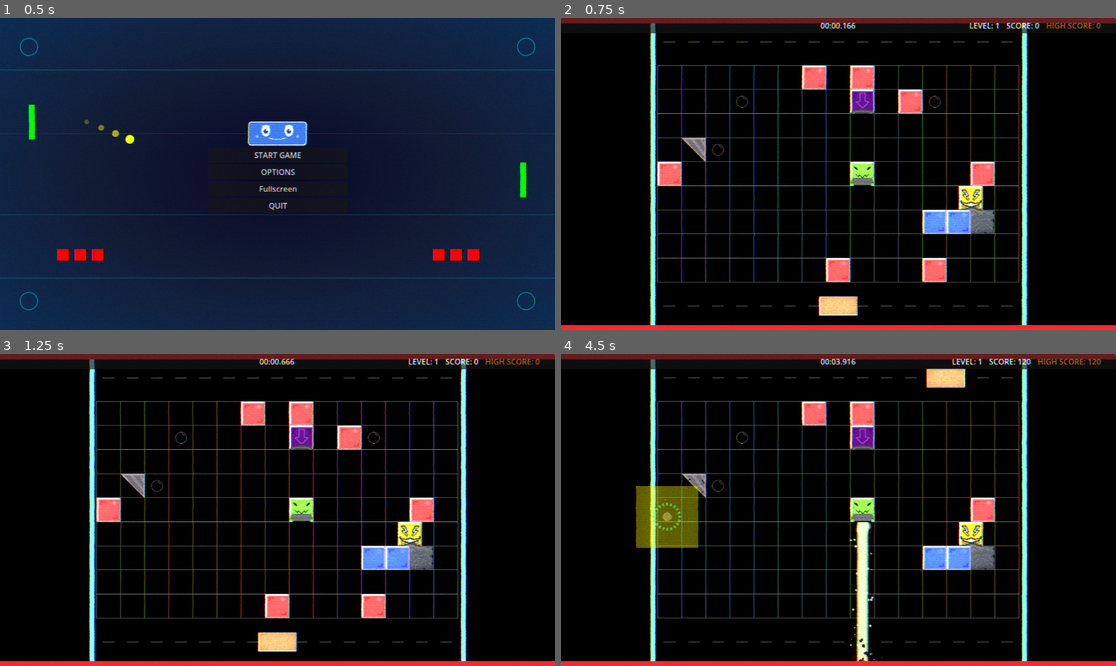
Above: before the commit, frames 1-4 (two rows, left to right).
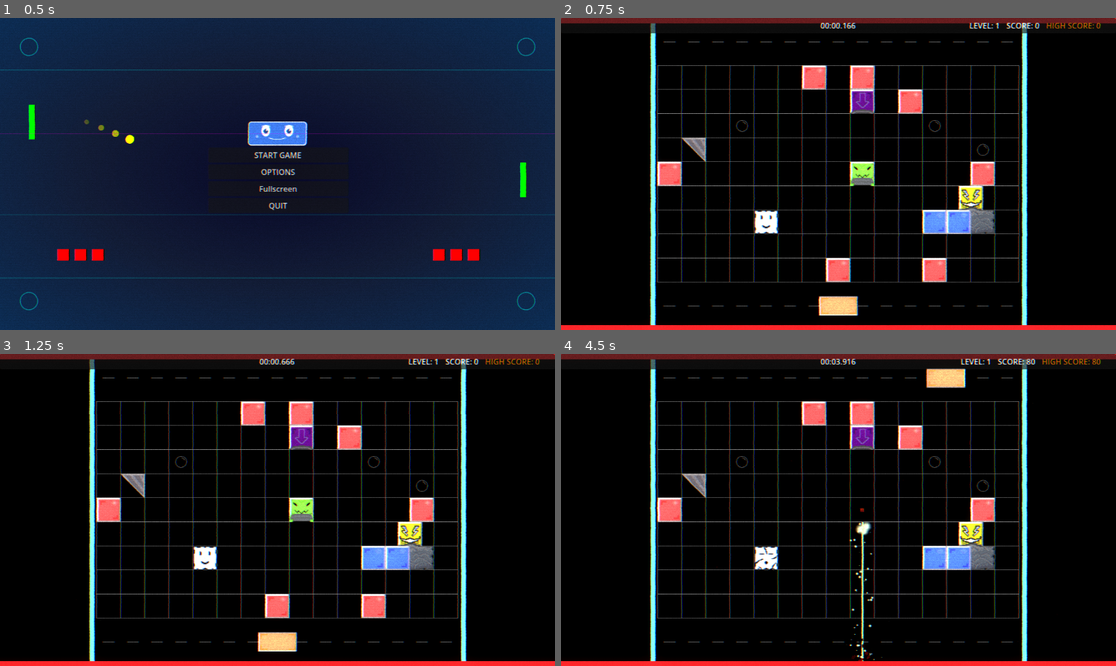
Above: after the commit, the same moments.

Repository: Nicheen/NotPong2025
Game: Godot game, scene res://scenes/menus/main_menu.tscn
Same seed, same stepped clock (60 frames per second), same inputs: the game is played once before the commit and once after it.
Inputs (mouse positions are in pixels of both pictures, inside the frame that each line leads up to):
- Up to frame 1 (0.5 s): no input
- Up to frame 2 (0.75 s): click "START GAME" at 0.5 s
- Up to frame 3 (1.25 s): no input
- Up to frame 4 (4.5 s): tap Enter (ui_accept) at 1.25, 1.52, 2.27, 3.77 s; move the mouse to (960, 494) at 1.27 s; hold D (move_right) 1.28-2.03 s; hold Shift (dash) 1.28-2.03 s; move the mouse to (727, 525) at 2.02 s; hold S (teleport_down) 2.03-2.78 s; click (727, 525) at 2.1 s; move the mouse to (894, 441) at 2.77 s; hold D (move_right) 2.78-3.53 s; hold Shift (dash) 2.78-3.53 s; move the mouse to (810, 572) at 3.52 s; hold W (teleport_up) 3.53-4.28 s; click (810, 572) at 3.6 s; move the mouse to (1005, 556) at 4.27 s; hold A (move_left) from 4.28 s (still down); hold Shift (dash) from 4.28 s (still down)

Frame 1 is identical in both runs. In frame 2, 0.5% of the frame differs, in the area x 27-78%, y 24-70%; in frame 3, 0.5%; in frame 4, 6.6%, in the area x 13-98%, y 1-99%.

Commit message:
block_cloud

Diff:
--- a/NOTPONG/effects/laser.tscn
+++ b/NOTPONG/effects/laser.tscn
@@ -69,7 +69,7 @@
 [sub_resource type="ParticleProcessMaterial" id="ParticleProcessMaterial_o5pat"]
 particle_flag_disable_z = true
 emission_shape = 3
-emission_box_extents = Vector3(307, 20, 1)
+emission_box_extents = Vector3(299.5, 20, 1)
 direction = Vector3(-1, 0, 0)
 spread = 0.0
 gravity = Vector3(0, 0, 0)
@@ -142,7 +142,7 @@
 [node name="Line2D" type="Line2D" parent="."]
 unique_name_in_owner = true
 visible = false
-points = PackedVector2Array(40, 0, 0, 0)
+points = PackedVector2Array(40, 0, 639, 0)
 texture = SubResource("ImageTexture_btyrk")
 texture_mode = 2
 
--- a/NOTPONG/effects/thunder.tscn
+++ b/NOTPONG/effects/thunder.tscn
@@ -276,7 +276,6 @@
 
 [node name="Lightning" type="Line2D" parent="."]
 unique_name_in_owner = true
-visible = false
 material = SubResource("ShaderMaterial_16fuu")
 points = PackedVector2Array(0, 0, 0, 618)
 width = 150.0
@@ -312,7 +311,6 @@
 shape = SubResource("RectangleShape2D_damage")
 
 [node name="PointLight2D" type="PointLight2D" parent="."]
-visible = false
 position = Vector2(5.00002, 635)
 scale = Vector2(1.93359, 1.80664)
 color = Color(1, 0.862745, 0.0156863, 1)
--- /dev/null
+++ b/NOTPONG/scenes/obj/blocks/block_cloud.gd
@@ -0,0 +1,242 @@
+extends StaticBody2D
+
+# Cloud block settings - 4 lives, no regeneration
+@export var max_health: int = 40  # 4 lives (4 hits of 10 damage each)
+@export var score_value: int = 25  # Between blue and thunder blocks
+@export var enemy_type: String = "cloud_block"
+
+# Lightning attack settings (same as thunder block)
+@export var lightning_delay: float = 3.0  # Längre väntetid innan första attack
+@export var lightning_duration: float = 3.0  # How long lightning stays active
+@export var lightning_damage_per_second: float = 15.0
+@export var lightning_damage_interval: float = 0.1
+
+# Visual settings
+@onready var sprite: Sprite2D = $Sprite2D
+@onready var collision_shape: CollisionShape2D = $CollisionShape2D
+@onready var lightning_effect: Node2D = $VFX_Thunder
+
+# All 12 cloud sprites based on health states and attack phases
+var textures = {
+	# Normal states (4 sprites based on health)
+	"normal": preload("res://images/Cloud.png"),           # 4 lives (40-31 health)
+	"normal_crack1": preload("res://images/CloudCrack1.png"),     # 3 lives (30-21 health)
+	"normal_crack2": preload("res://images/CloudCrack2.png"),     # 2 lives (20-11 health)
+	"normal_crack3": preload("res://images/CloudCrack3.png"),     # 1 life (10-1 health)
+
+	# Warning states - 2 seconds before attack (4 sprites)
+	"warning": preload("res://images/CloudOpen.png"),           # 4 lives warning
+	"warning_crack1": preload("res://images/CloudOpenCrack1.png"),     # 3 lives warning
+	"warning_crack2": preload("res://images/CloudOpenCrack2.png"),     # 2 lives warning
+	"warning_crack3": preload("res://images/CloudOpenCrack3.png"),     # 1 life warning
+
+	# Attack states - during lightning (4 sprites)
+	"attack": preload("res://images/CloudWideOpen.png"),           # 4 lives attacking
+	"attack_crack1": preload("res://images/CloudWideOpenCrack1.png"),     # 3 lives attacking
+	"attack_crack2": preload("res://images/CloudWideOpenCrack2.png"),     # 2 lives attacking
+	"attack_crack3": preload("res://images/CloudWideOpenCrack3.png")      # 1 life attacking
+}
+
+var current_health: int
+var is_dead: bool = false
+var original_color: Color
+
+# Lightning attack variables
+var lightning_timer: float = 0.0
+var lightning_damage_timer: float = 0.0
+var lightning_active: bool = false
+var lightning_warning: bool = false
+var lightning_has_started: bool = false
+
+# Signals
+signal block_died(score_points: int)
+signal block_hit(damage: int)
+
+func _ready():
+	# Set up cloud block
+	current_health = max_health
+
+	# Store original sprite color and set same scale as block_blue
+	if sprite:
+		original_color = sprite.modulate
+		sprite.scale = Vector2(1.563, 1.563)  # Same size as block_blue
+
+	# Set up lightning effect (same as block_thunder)
+	if lightning_effect:
+		lightning_effect.setup_vertical_thunder()
+		lightning_effect.visible = false
+
+		# Connect to lightning controller signals
+		if lightning_effect.has_signal("thunder_activated"):
+			lightning_effect.thunder_activated.connect(_on_lightning_activated)
+		if lightning_effect.has_signal("thunder_deactivated"):
+			lightning_effect.thunder_deactivated.connect(_on_lightning_deactivated)
+
+		print("Lightning effect configured for cloud block")
+
+	# Start lightning timer
+	lightning_timer = 0.0
+
+	print("Cloud Block created with ", max_health, " health (4 lives) at position: ", global_position)
+
+func _physics_process(delta):
+	if is_dead:
+		return
+
+	# Handle lightning timing
+	lightning_timer += delta
+
+	# Start warning phase after initial delay (3 seconds)
+	if not lightning_warning and not lightning_has_started and lightning_timer >= lightning_delay:
+		start_lightning_warning()
+
+	# Start actual lightning after warning period (additional 2 seconds)
+	if lightning_warning and not lightning_active and lightning_timer >= (lightning_delay + 2.0):
+		start_lightning_attack()
+
+	# Handle lightning damage while active
+	if lightning_active:
+		lightning_damage_timer += delta
+		if lightning_damage_timer >= lightning_damage_interval:
+			apply_lightning_damage()
+			lightning_damage_timer = 0.0
+
+func start_lightning_warning():
+	"""Start the 2-second warning phase before lightning"""
+	lightning_warning = true
+	update_sprite()
+	print("Cloud block starting lightning warning phase")
+
+func start_lightning_attack():
+	"""Start the actual lightning attack"""
+	lightning_has_started = true
+	lightning_warning = false
+
+	if lightning_effect and lightning_effect.has_method("start_thunder"):
+		lightning_effect.start_thunder()
+		print("Cloud block lightning attack started")
+
+func _on_lightning_activated():
+	"""Called when the lightning controller activates"""
+	lightning_active = true
+	update_sprite()
+	print("Cloud block received lightning activation signal")
+
+func _on_lightning_deactivated():
+	"""Called when the lightning controller deactivates"""
+	lightning_active = false
+	lightning_warning = false
+	update_sprite()
+	lightning_damage_timer = 0.0
+
+	# Reset lightning timer for next cycle
+	lightning_timer = 0.0
+	lightning_has_started = false
+	print("Cloud block lightning deactivated - resetting for next cycle")
+
+func apply_lightning_damage():
+	"""Apply continuous damage during lightning attack"""
+	if not lightning_effect:
+		return
+
+	# Use same damage system as thunder block
+	if lightning_effect.has_method("get_thunder_targets"):
+		var targets = lightning_effect.get_thunder_targets()
+		for target in targets:
+			if target and target.has_method("take_damage"):
+				var damage_amount = lightning_damage_per_second * lightning_damage_interval
+				target.take_damage(damage_amount)
+				print("Cloud lightning dealing ", damage_amount, " damage to ", target.name)
+
+func take_damage(damage: int):
+	if is_dead:
+		return
+
+	print("Cloud Block took ", damage, " damage (", current_health - damage, "/", max_health, " remaining)")
+
+	current_health -= damage
+	current_health = max(0, current_health)
+
+	# IMPORTANT: Force immediate sprite update when taking damage
+	update_sprite()
+	show_damage_effect()
+
+	# Emit hit signal
+	emit_signal("block_hit", damage)
+
+	if current_health <= 0:
+		destroy_block()
+
+func update_sprite():
+	if not sprite or is_dead:
+		return
+
+	# ALWAYS determine the health level first (this is most important)
+	var health_level = ""
+	if current_health > 30:      # 40-31 health = 4 lives
+		health_level = ""
+	elif current_health > 20:    # 30-21 health = 3 lives
+		health_level = "_crack1"
+	elif current_health > 10:    # 20-11 health = 2 lives
+		health_level = "_crack2"
+	else:                        # 10-1 health = 1 life
+		health_level = "_crack3"
+
+	# Determine texture based on health and lightning state
+	var texture_key = "normal"
+
+	# Determine state (normal, warning, or attack) - but always include health level
+	if lightning_active:
+		# Lightning is active - use attack sprites with current health
+		texture_key = "attack" + health_level
+	elif lightning_warning:
+		# Warning phase - use warning sprites with current health
+		texture_key = "warning" + health_level
+	else:
+		# Normal state with current health
+		texture_key = "normal" + health_level
+
+	# Handle special case for full health (no suffix)
+	if texture_key == "normal_":
+		texture_key = "normal"
+	elif texture_key == "warning_":
+		texture_key = "warning"
+	elif texture_key == "attack_":
+		texture_key = "attack"
+
+	# Apply the sprite immediately
+	if textures.has(texture_key):
+		sprite.texture = textures[texture_key]
+		print("Cloud block health: ", current_health, "/", max_health, " - Using texture: ", texture_key)
+	else:
+		print("WARNING: Texture not found: ", texture_key)
+		# Fallback to normal sprite if texture not found
+		if textures.has("normal"):
+			sprite.texture = textures["normal"]
+
+func show_damage_effect():
+	if not sprite:
+		return
+
+	# Flash red when hit (same as other blocks)
+	var tween = create_tween()
+	tween.tween_property(sprite, "modulate", Color.RED, 0.1)
+	tween.tween_property(sprite, "modulate", original_color, 0.1)
+
+func destroy_block():
+	if is_dead:
+		return
+
+	is_dead = true
+
+	# Stop any active lightning
+	if lightning_effect and lightning_effect.has_method("end_thunder"):
+		lightning_effect.end_thunder()
+
+	print("Cloud Block destroyed! Score: ", score_value)
+
+	# Emit destruction signal
+	emit_signal("block_died", score_value)
+
+	# Queue for deletion
+	queue_free()
--- /dev/null
+++ b/NOTPONG/scenes/obj/blocks/block_cloud.tscn
@@ -0,0 +1,26 @@
+[gd_scene load_steps=5 format=3 uid="uid://bveg3tj7rrxsc"]
+
+[ext_resource type="Texture2D" uid="uid://cqt57tynuc3e" path="res://images/Cloud.png" id="1_jhlnw"]
+[ext_resource type="Script" uid="uid://owkkkn0x4kl0" path="res://scenes/obj/blocks/block_cloud.gd" id="1_tmlyq"]
+[ext_resource type="PackedScene" uid="uid://b4npt30yvwa8q" path="res://effects/thunder.tscn" id="3_jqqsi"]
+
+[sub_resource type="RectangleShape2D" id="RectangleShape2D_tmlyq"]
+size = Vector2(50, 50)
+
+[node name="Block_Cloud" type="StaticBody2D"]
+collision_layer = 2
+collision_mask = 0
+script = ExtResource("1_tmlyq")
+
+[node name="Sprite2D" type="Sprite2D" parent="."]
+position = Vector2(1.90735e-06, 4.76837e-07)
+scale = Vector2(1.5625, 1.5625)
+texture = ExtResource("1_jhlnw")
+
+[node name="CollisionShape2D" type="CollisionShape2D" parent="."]
+shape = SubResource("RectangleShape2D_tmlyq")
+
+[node name="VFX_Thunder" parent="." instance=ExtResource("3_jqqsi")]
+unique_name_in_owner = true
+position = Vector2(0, 25)
+scale = Vector2(0.7, 0.4)
--- a/NOTPONG/scenes/spawner.gd
+++ b/NOTPONG/scenes/spawner.gd
@@ -24,7 +24,8 @@
 	"blue_blocks": create_blue_block_gradient(),
 	"laser_blocks": create_laser_gradient(),
 	"block_droppers": create_dropper_gradient(),
-	"iron_blocks": create_iron_block_gradient()
+	"iron_blocks": create_iron_block_gradient(),
+	"cloud_blocks": create_cloud_block_gradient()
 }
 
 func _ready():
@@ -76,6 +77,27 @@
 
 			var weight = (1.0 - center_distance * 0.5) * height_factor * edge_penalty
 			weights.append(max(0.05, weight))  # Very low minimum weight
+
+	return weights
+
+func create_cloud_block_gradient() -> Array[float]:
+	"""Cloud blocks prefer strategic middle positions"""
+	var weights: Array[float] = []
+
+	for y in range(GRID_HEIGHT):
+		for x in range(GRID_WIDTH):
+			# Prefer center-middle positions (like blue blocks but more centered)
+			var center_distance = abs(x - GRID_WIDTH/2) / float(GRID_WIDTH/2)
+			var center_factor = 1.0 - center_distance * 0.8  # Strong center preference
+
+			# Prefer middle rows (rows 3-5) - higher than blue blocks
+			var middle_factor = 1.0
+			if y >= 2 and y <= 5:
+				middle_factor = 1.8  # High preference for middle area
+			elif y <= 1 or y >= 7:
+				middle_factor = 0.2  # Avoid edges
+
+			weights.append(center_factor * middle_factor)
 
 	return weights
 
--- a/NOTPONG/scripts/level_manager.gd
+++ b/NOTPONG/scripts/level_manager.gd
@@ -59,6 +59,7 @@
 	var base_thunder = 1
 	var base_blue_blocks = 2
 	var base_iron_blocks = 1
+	var base_cloud_blocks = 1
 
 	# Increase difficulty each level
 	var blocks_count = base_blocks + (level - 1) * 3
@@ -68,6 +69,7 @@
 	var thunder_count = base_thunder + (level - 1) / 3
 	var blue_blocks_count = base_blue_blocks + (level - 1) / 2
 	var iron_blocks_count = base_iron_blocks + max(0, (level - 3) / 2)
+	var cloud_blocks_count = base_cloud_blocks + max(0, (level - 3) / 2)
 
 	# Apply maximum limits
 	blocks_count = min(blocks_count, 20)
@@ -77,6 +79,7 @@
 	thunder_count = min(thunder_count, 1)
 	blue_blocks_count = min(blue_blocks_count, 8)
 	iron_blocks_count = min(iron_blocks_count, 6)
+	cloud_blocks_count = min(cloud_blocks_count, 6)
 
 	# SPAWN IN STRATEGIC ORDER (blocks first, then special blocks, enemies last)
 
@@ -89,6 +92,7 @@
 	main_scene.spawn_blue_blocks_weighted(blue_blocks_count)
 	main_scene.spawn_iron_blocks_weighted(iron_blocks_count)
 	main_scene.spawn_block_droppers_weighted(block_dropper_count)
+	main_scene.spawn_cloud_blocks_weighted(cloud_blocks_count)
 
 	# 3. Spawn enemies last (they avoid block positions)
 	main_scene.spawn_enemies_weighted(enemies_count)
@@ -98,6 +102,7 @@
 	print("  - ", blue_blocks_count, " blue blocks")
 	print("  - ", iron_blocks_count, " iron blocks")
 	print("  - ", lazer_count, " laser blocks")
+	print("  - ", cloud_blocks_count, " cloud blocks")
 	print("  - ", thunder_count, " thunder blocks")
 	print("  - ", block_dropper_count, " block droppers")
 	print("  - ", enemies_count, " enemies")
--- a/NOTPONG/scripts/main.gd
+++ b/NOTPONG/scripts/main.gd
@@ -18,11 +18,13 @@
 const ENEMY_BLOCK_THUNDER_SCENE = "res://scenes/obj/blocks/block_thunder.tscn"
 const ENEMY_BLOCK_DROPPER_SCENE = "res://scenes/obj/blocks/block_dropper.tscn"
 const ENEMY_BLOCK_IRON_SCENE = "res://scenes/obj/blocks/block_iron.tscn"
+const ENEMY_BLOCK_CLOUD_SCENE = "res://scenes/obj/blocks/block_cloud.tscn"
 const BOSS_SCENE = "res://scenes/obj/bosses/Boss1.tscn"
 const PAUSE_MENU_SCENE = "res://scenes/menus/pause_menu.tscn"
 const DEATH_MENU_SCENE = "res://scenes/menus/death_menu.tscn"
 const WIN_MENU_SCENE = "res://scenes/menus/win_menu.tscn"
 const THUNDER = "res://effects/thunder.tscn"
+
 
 # Game objects
 var level_manager: Node
@@ -39,6 +41,8 @@
 var bosses: Array[StaticBody2D] = []
 var all_spawn_positions: Array[Vector2] = []
 var iron_blocks: Array = []
+var cloud_blocks: Array[StaticBody2D] = []
+
 
 # Game state
 var current_level: int = 1
@@ -297,6 +301,54 @@
 
 	for pos in positions:
 		spawn_iron_block_at_position(pos)
+
+func spawn_cloud_block_at_position(position: Vector2):
+	var block_scene = load(ENEMY_BLOCK_CLOUD_SCENE)
+	if not block_scene:
+		print("ERROR: Could not load cloud block scene at: ", ENEMY_BLOCK_CLOUD_SCENE)
+		return
+
+	var block = block_scene.instantiate()
+	block.global_position = position
+
+	# Connect signals
+	block.block_died.connect(_on_block_died)
+	block.block_hit.connect(_on_enemy_hit)
+
+	add_child(block)
+	cloud_blocks.append(block)
+	total_enemies += 1
+
+	# Reserve position
+	var positions: Array[Vector2] = [position]
+	spawn_manager.reserve_positions(positions)
+
+	print("Spawned cloud block at: ", position)
+
+func spawn_cloud_blocks_weighted(count: int):
+	"""Spawn cloud blocks using weighted positioning"""
+	print("DEBUG: Trying to spawn ", count, " cloud blocks")
+
+	# Kontrollera att spawn_manager finns
+	if not spawn_manager:
+		print("ERROR: No spawn manager found!")
+		return
+
+	# Kontrollera att cloud_blocks gradient finns
+	if not spawn_manager.spawn_weights.has("cloud_blocks"):
+		print("ERROR: No cloud_blocks gradient found in spawn_weights!")
+		return
+
+	var positions = spawn_manager.get_weighted_spawn_positions("cloud_blocks", count)
+	print("DEBUG: Got ", positions.size(), " positions for cloud blocks: ", positions)
+
+	for pos in positions:
+		print("DEBUG: Attempting to spawn cloud block at: ", pos)
+		spawn_cloud_block_at_position(pos)
+
+	print("DEBUG: Cloud blocks array size after spawning: ", cloud_blocks.size())
+	print("DEBUG: Total enemies after spawning: ", total_enemies)
+
 # High Score Functions
 func check_and_update_high_score():
 	"""Check if current score is a new high score and update if needed"""
@@ -1158,6 +1210,10 @@
 		if is_instance_valid(iron_block):
 			iron_block.queue_free()
 
+	for cloud_block in cloud_blocks:
+		if is_instance_valid(cloud_block):
+			cloud_block.queue_free()
+
 	for boss in bosses:
 		if is_instance_valid(boss):
 			boss.queue_free()
@@ -1170,6 +1226,7 @@
 	block_droppers.clear()
 	blue_blocks.clear()
 	iron_blocks.clear()
+	cloud_blocks.clear()
 	bosses.clear()
 
 	# Reset spawn manager positions
@@ -1191,6 +1248,8 @@
 	print()
 	spawn_manager.print_spawn_heatmap("laser_blocks")
 	print()
+	spawn_manager.print_spawn_heatmap("cloud_blocks")
+	print()
 	spawn_manager.print_spawn_heatmap("thunder_blocks")
 	print()
 	spawn_manager.print_spawn_heatmap("block_droppers")
Binary file added: NOTPONG/images/Cloud.png
Binary file added: NOTPONG/images/CloudCrack1.png
Binary file added: NOTPONG/images/CloudCrack2.png
Binary file added: NOTPONG/images/CloudCrack3.png
Binary file added: NOTPONG/images/CloudOpen.png
Binary file added: NOTPONG/images/CloudOpenCrack1.png
Binary file added: NOTPONG/images/CloudOpenCrack2.png
Binary file added: NOTPONG/images/CloudOpenCrack3.png
Binary file added: NOTPONG/images/CloudWideOpen.png
Binary file added: NOTPONG/images/CloudWideOpenCrack1.png
Binary file added: NOTPONG/images/CloudWideOpenCrack2.png
Binary file added: NOTPONG/images/CloudWideOpenCrack3.png
(and 1 more such lines)
